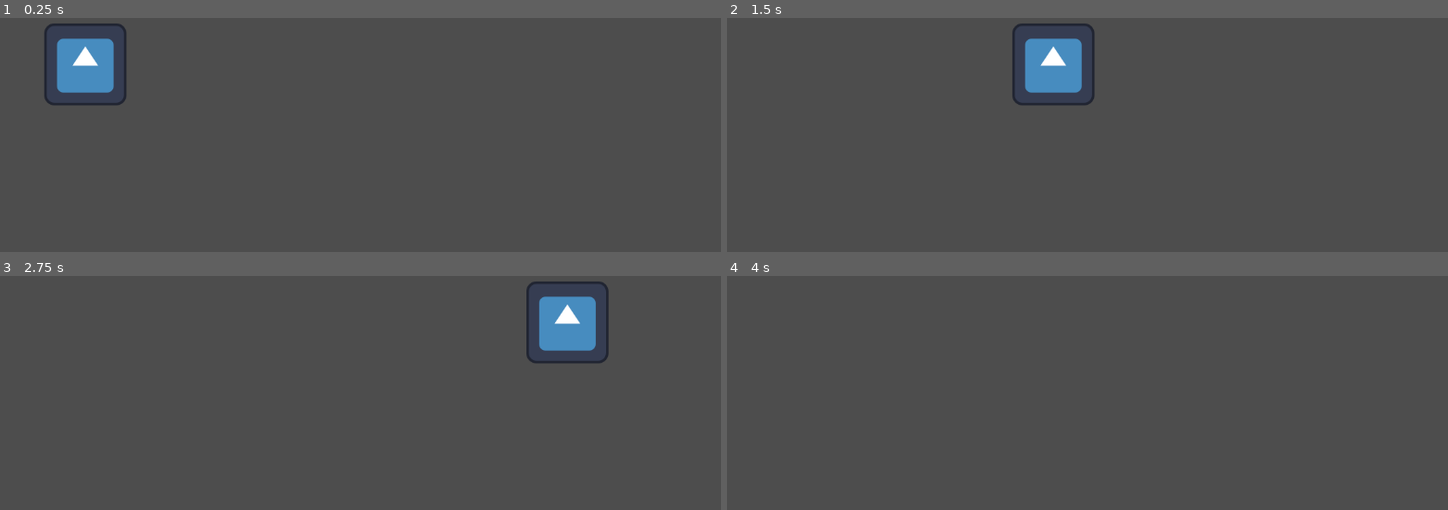
Above: before the commit, frames 1-4 (two rows, left to right).
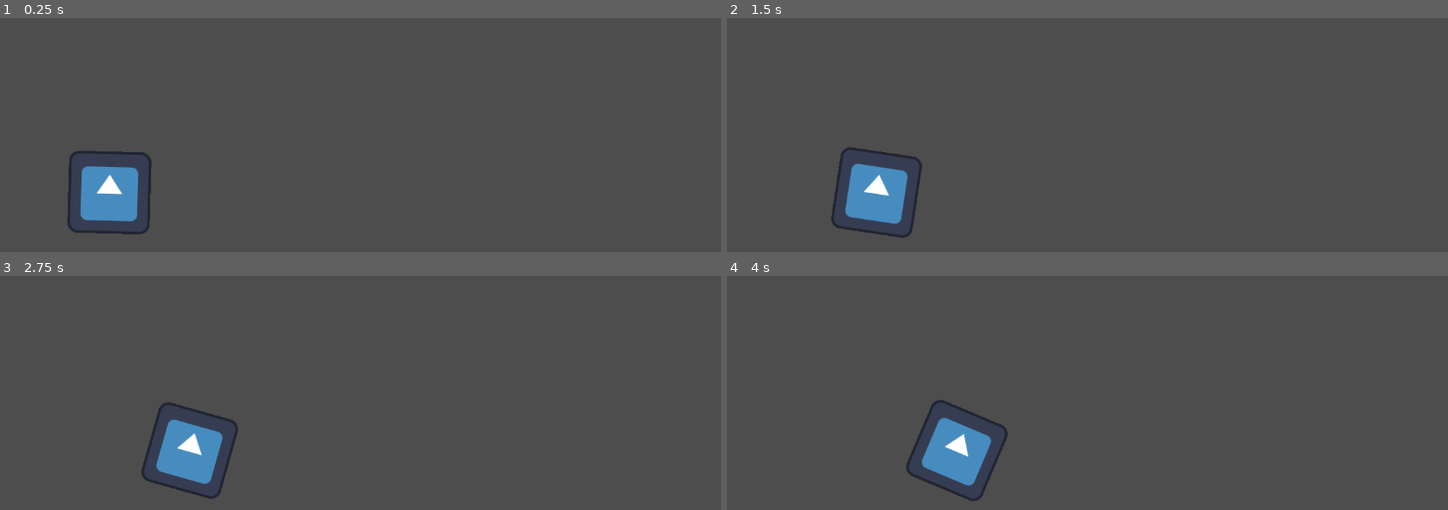
Above: after the commit, the same moments.

Repository: ralphmarondev/AGentleLife
Game: Godot game, scene res://scenes/Farm.tscn
The game is run twice, just before and just after one commit, with the same random seed, the same clock (stepped at 60 frames per second) and the same inputs. The engine's default icon, where the game draws it, is replaced by a stand-in: a white triangle on a blue panel in a dark square.
Inputs:
- Up to frame 1 (0.25 s): no input
- Up to frame 2 (1.5 s): no input
- Up to frame 3 (2.75 s): no input
- Up to frame 4 (4 s): no input

The runs differ from the first frame. In frame 1, 4.7% of the frame differs, in the area x 6-21%, y 2-93%; in frame 2, 4.7%, in the area x 14-52%, y 2-95%; in frame 3, 4.7%; in frame 4, 2.4%.

Commit message:
rotating player (node) by name

Diff:
--- a/scenes/Player.tscn
+++ b/scenes/Player.tscn
@@ -6,6 +6,6 @@
 [node name="Player" type="Node2D" unique_id=930036235]
 script = ExtResource("1_v6fml")
 
-[node name="Sprite2D" type="Sprite2D" parent="." unique_id=2043657502]
+[node name="PlayerImage" type="Sprite2D" parent="." unique_id=2043657502]
 position = Vector2(88, 94)
 texture = ExtResource("1_p0vlq")
--- a/scripts/Player.gd
+++ b/scripts/Player.gd
@@ -3,9 +3,10 @@
 
 # Called when the node enters the scene tree for the first time.
 func _ready() -> void:
-	pass # Replace with function body.
+	position = Vector2(100, 200)
 
 
 # Called every frame. 'delta' is the elapsed time since the previous frame.
 func _process(delta: float) -> void:
-	position += Vector2(1, 0) * 5
+	position += Vector2(1, 0) * 50 * delta
+	$"PlayerImage".rotation += 0.1 * delta
